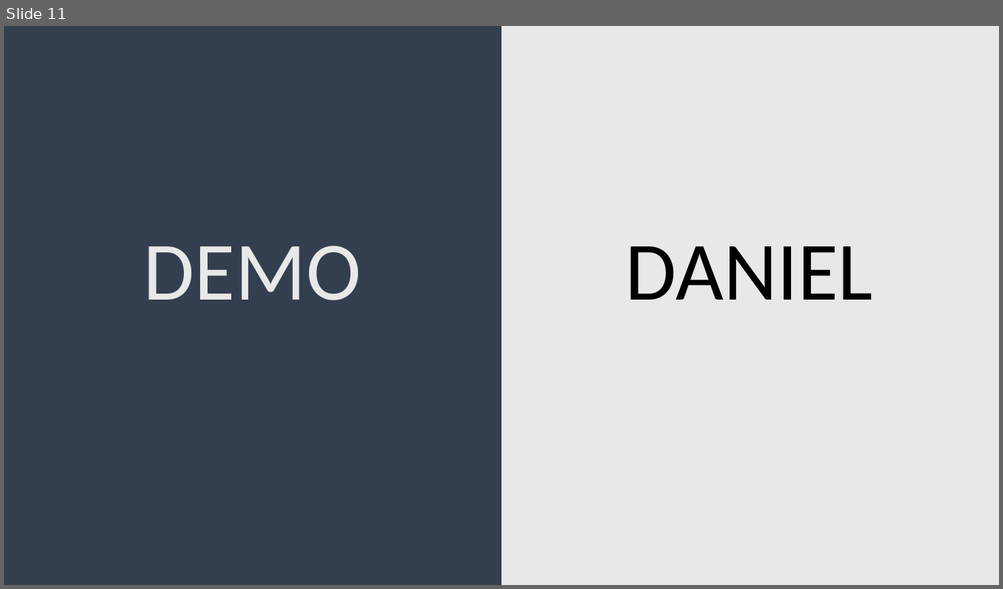
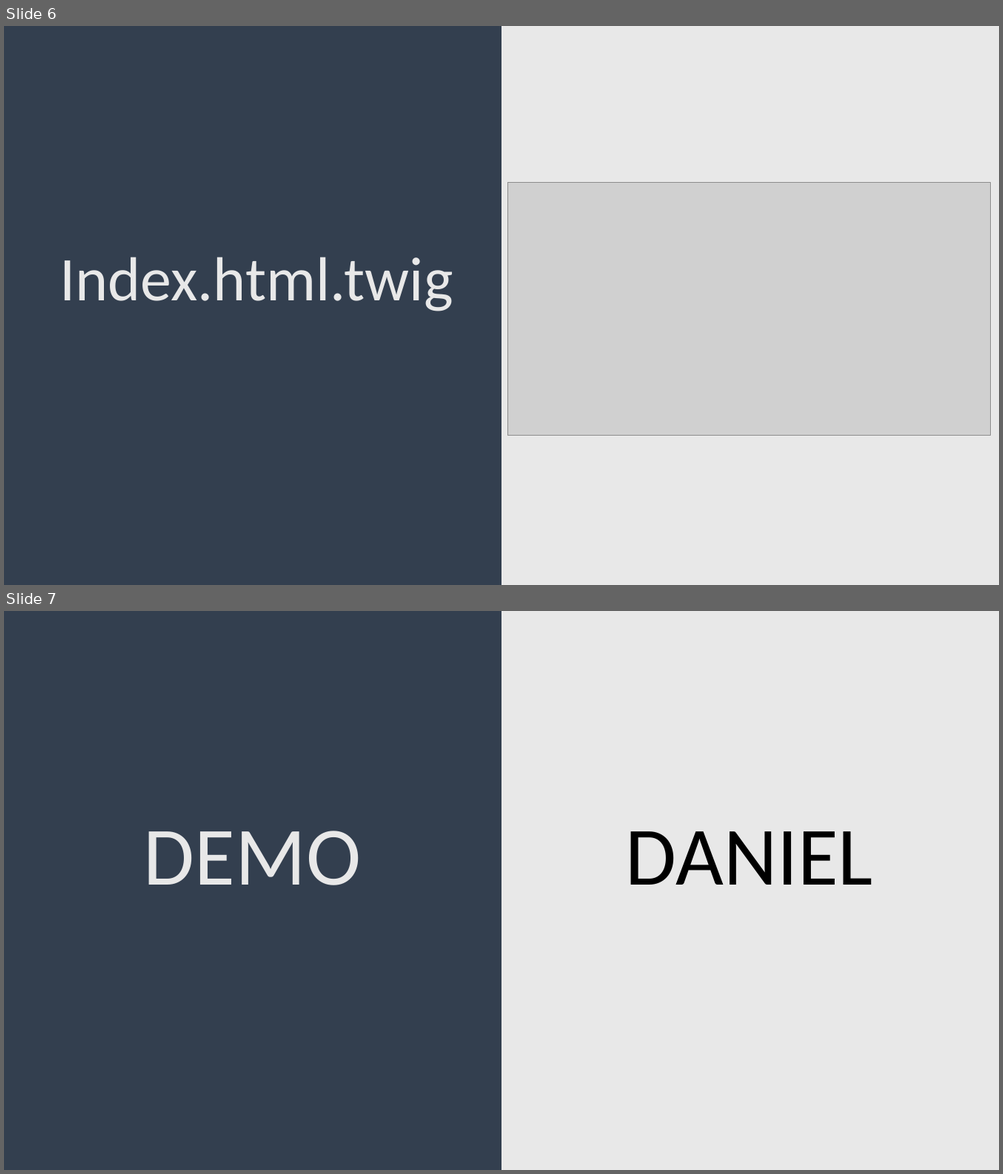
Before and after one commit to Adrianuhu/Discordia-Symfony, a slide deck: documentation/Exposition.pptx. Shown one above the other, each under a label of ours: slide 11 before the commit, slides 6 and 7 after it. The pictures are 1003x589 and 1003x1174 pixels, drawn with LibreOffice and Linux fonts; fonts in the diff are those of the drawing; grey boxes stand for pictures. Boxes give left, top, right and bottom in pixels: in the first picture for what was removed or moved away, otherwise in the second. Text is boxed around its words. In the diff, an @@ line names an element or a change of style, - is before the commit and + after.

```diff
--- a/documentation/Exposition.pptx
+++ b/documentation/Exposition.pptx
@@ slide 6 added at (4, 26, 999, 585), background gradient #333F50 to #E8E8E8 @@
@@ picture added at (509, 183, 990, 436) @@
@@ text added at (60, 257, 452, 312), 60 pt, text #E8E8E8 @@
+Index.html.twig
@@ what was slide 11 is now slide 7 @@
```
Also in this commit, not shown: 5 other slides added, 10 slides removed, 1 other file.
